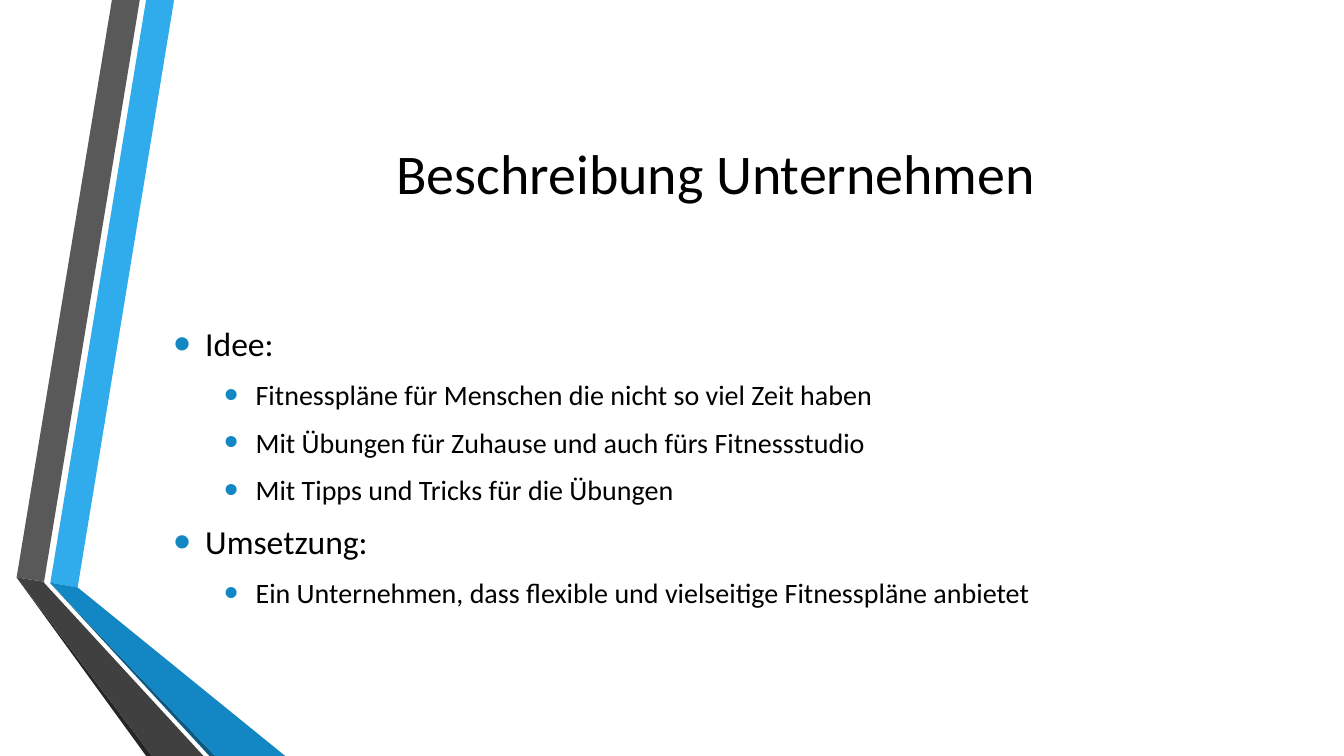
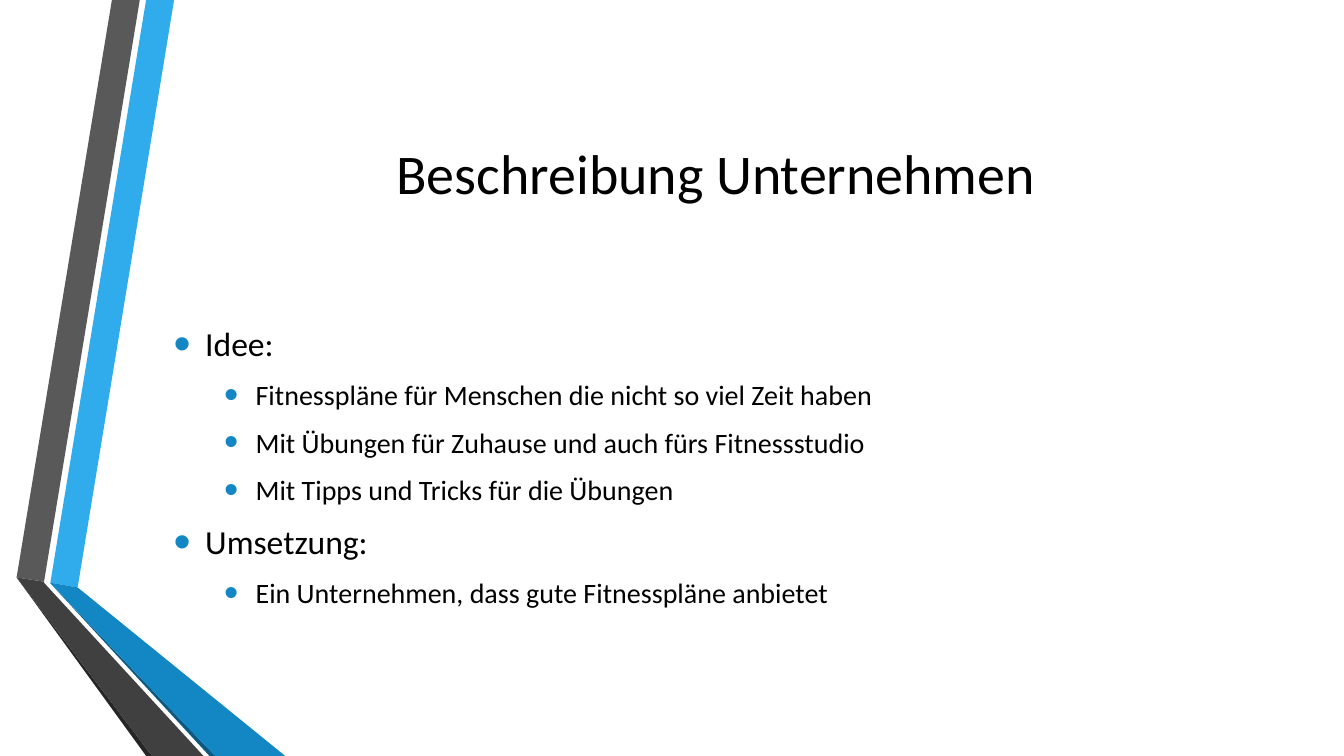
Before and after one commit to MichaelLopesMarques/HTML, a slide deck: slide 3 of MyTime.pptx. Drawn at 1344x756 pixels with LibreOffice and Linux fonts; fonts in the diff are those of the drawing; background and template pictures are left out. Boxes give left, top, right and bottom in pixels: in the first picture for what was removed or moved away, otherwise in the second. Text is boxed around its words. In the diff, an @@ line names an element or a change of style, - is before the commit and + after.

```diff
--- a/MyTime.pptx
+++ b/MyTime.pptx
@@ text at box(256, 583, 827, 608): text changed @@
-  • Ein Unternehmen, dass flexible und vielseitige Fitnesspläne anbietet
+  • Ein Unternehmen, dass gute Fitnesspläne anbietet
```
Also in this commit, not shown: 1 other slide changed, 4 other files.
